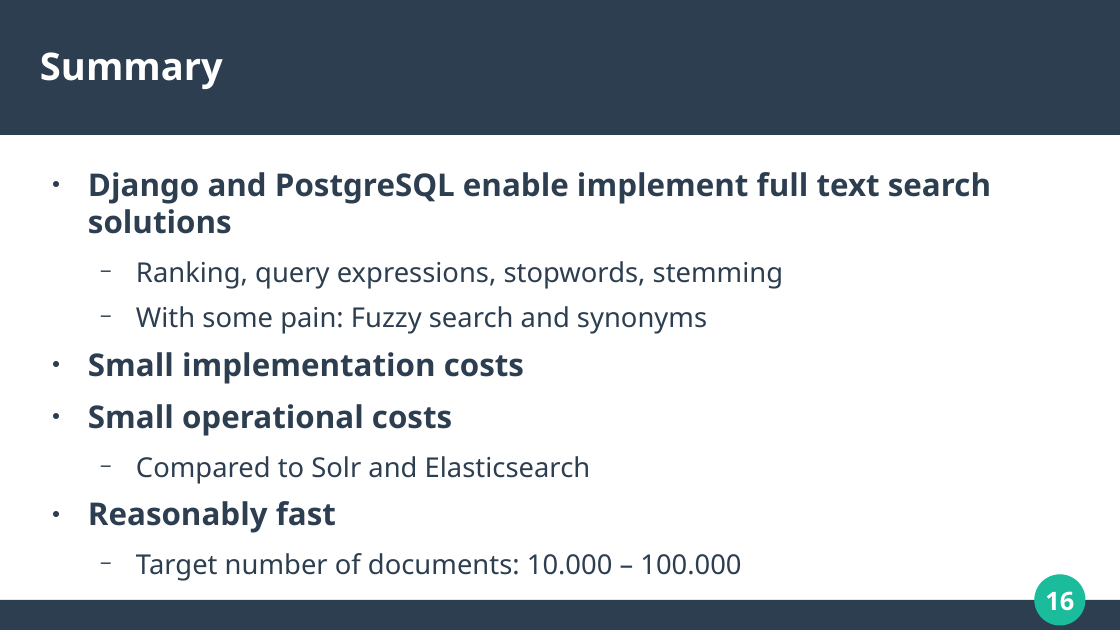
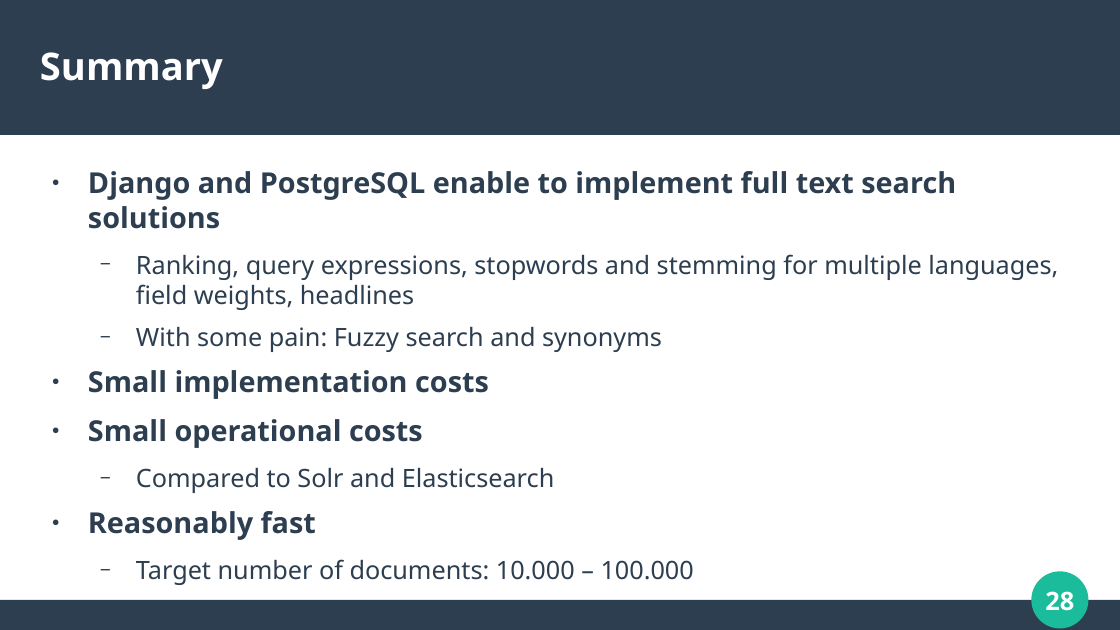
Before and after one commit to roskakori/django-search-example, a slide deck: slide 28 of Full text search with Django and PostgreSQL.odp (slide 16 before the commit). Drawn at 1120x630 pixels with LibreOffice and Linux fonts; fonts in the diff are those of the drawing. Boxes give left, top, right and bottom in pixels: in the first picture for what was removed or moved away, otherwise in the second. Text is boxed around its words. In the diff, an @@ line names an element or a change of style, - is before the commit and + after.

```diff
--- a/Full text search with Django and PostgreSQL.odp
+++ b/Full text search with Django and PostgreSQL.odp
@@ text at [88, 171, 1058, 310]: text changed; size 22.2 to 17.9 pt; bold off @@
-● Django and PostgreSQL enable implement full text search solutions
-  − Ranking, query expressions, stopwords, stemming
+● Django and PostgreSQL enable to implement full text search solutions
+  − Ranking, query expressions, stopwords and stemming for multiple languages, field weights, headlines
@@ text at [88, 327, 694, 585]: size 19.4 to 17.9 pt in "With some pain: Fuzzy search and synonyms", "Compared to Solr and Elasticsearch", "Target number of documents: 10.000 – 100.000"; size 22.2 to 20.4 pt in "Small implementation costs", "Small operational costs", "Reasonably fast" @@
@@ ellipse at [1036, 575, 1085, 625]: outline #1ABC9C 0.85 pt to #1ABC9C 5.05 pt @@
@@ page number at [1045, 591, 1074, 611]: text changed @@
-16
+28
```
Also in this commit, not shown: 15 other slides changed, 12 slides added.
